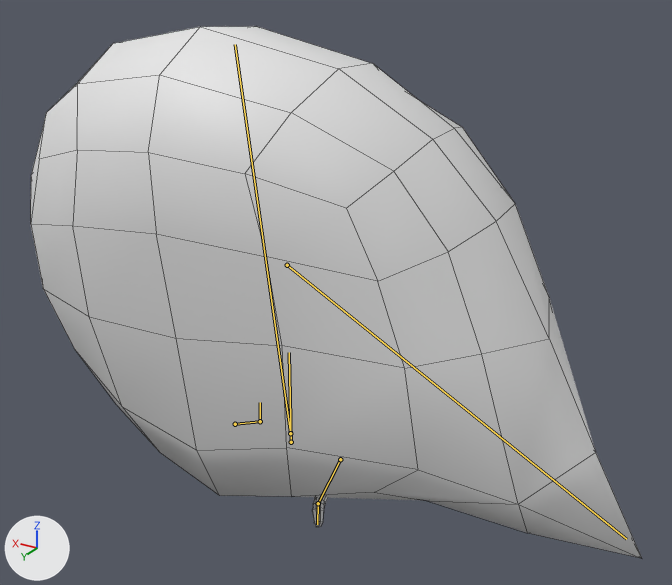
The FBX model Assets/Meshes/Enemies/Enemy_Innocent.fbx, before and after one commit.
Camera for both pictures: a camera (50 mm lens) standing at (-0.86, 1.267, 1.081) and looking at (-0.089, -0.018, 0.438). Every picture has the same lights, and +X, +Y and +Z are marked at lower left. Both versions are drawn at frame 10 of the action 'Innocent-Armature|Innocent_Movement'; the numbers are the values there. The bones that change are drawn over the model as lines. Mesh edges are drawn as thin lines.

Names of what the first picture shows: 'Enemy_Innocent'.
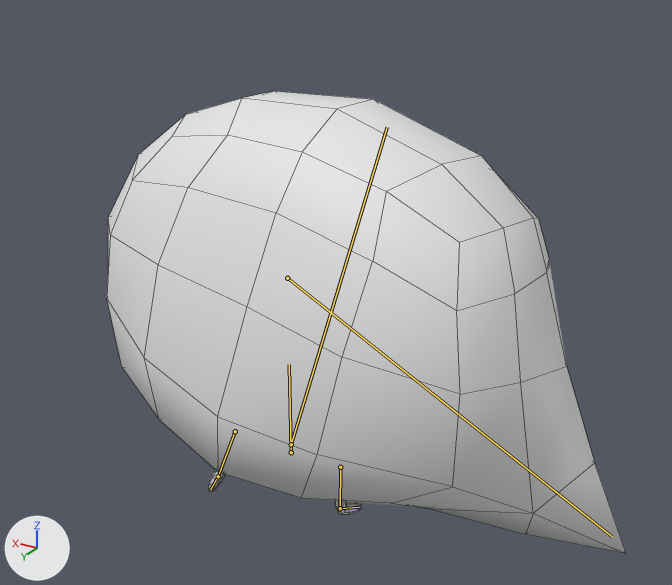
Changed parts and their boxes [x1, y1, x2, y2] in the pictures (672 x 585 px):
'Enemy_Innocent', posed (15% narrower, 13% shorter): before [31, 26, 642, 558]; after [107, 91, 626, 553]
bone 'CTR_BodyBase', root to tip: before (291, 442) to (289, 352); after (291, 452) to (289, 364)
bone 'DEF_Body', root to tip: before (290, 433) to (235, 44); after (291, 444) to (387, 127)
bone 'DEF_BodyTip', root to tip: before (287, 265) to (626, 539); after (287, 278) to (612, 536)
bone 'DEF_Leg.L', root to tip: before (235, 424) to (260, 421); after (235, 431) to (218, 476)
bone 'DEF_Foot.L', root to tip: before (260, 421) to (260, 402); after (218, 476) to (210, 489)
bone 'DEF_Leg.R', root to tip: before (340, 459) to (318, 503); after (340, 467) to (340, 508)
bone 'DEF_Foot.R', root to tip: before (318, 503) to (317, 524); after (340, 508) to (359, 507)

The change in detail:
Bone 'CTR_BodyBase' (bone_ctr_bodybase) moves from (0.0, 0.024, 0.0) to (0.0, 0.0, 0.0).
Bone 'DEF_Body' (bone_def_body) turns from (-10, 0, 0) to (17, -3, 8) degrees about its own x, y and z.
Bone 'DEF_Body' (bone_def_body) is rescaled from (1.0, 0.99, 1.0) to (1.1, 0.83, 1.1).
Bone 'DEF_BodyTip' (bone_def_bodytip) turns from (-5, 2, 0) to (7, -4, 8) degrees about its own x, y and z.
Bone 'DEF_Leg.L' (bone_def_leg_l) moves from (0.0, -0.017, 0.0) to (0.0, 0.0, 0.0).
Bone 'DEF_Leg.L' (bone_def_leg_l) turns from (0, 0, 66) to (0, 0, -41) degrees about its own x, y and z.
Bone 'DEF_Foot.L' (bone_def_foot_l) turns from (-7, 5, 4) to (-22, 18, 12) degrees about its own x, y and z.
Bone 'DEF_Leg.R' (bone_def_leg_r) moves from (0.0, -0.017, 0.0) to (0.0, 0.0, 0.0).
Bone 'DEF_Leg.R' (bone_def_leg_r) turns from (0, 0, -58) to (0, 0, 0) degrees about its own x, y and z.
Bone 'DEF_Foot.R' (bone_def_foot_r) turns from (-69, -10, 52) to (0, 0, 0) degrees about its own x, y and z.
